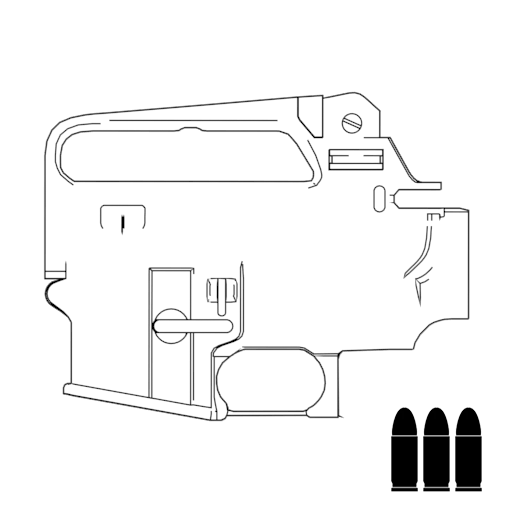
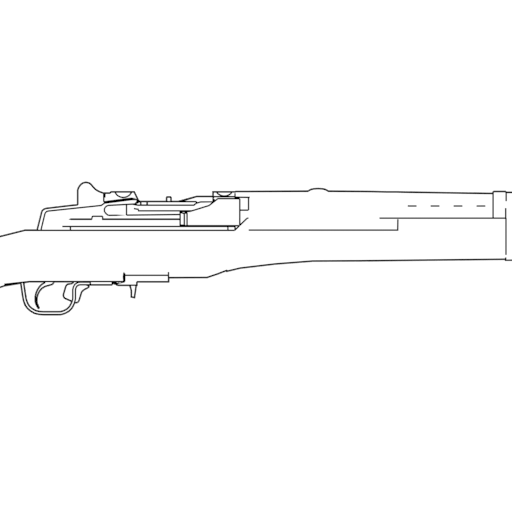
Comparing the layer stacks of the two 512×512 images. Changes:
hid "Layer 2 copy 2" over [391, 407, 418, 492]
hid "Layer 2 copy" over [423, 407, 450, 492]
hid "Layer 2" over [455, 407, 482, 492]
moved "receiver" above "acwatt_fcg_burst", painted on it over [0, 91, 512, 422]
